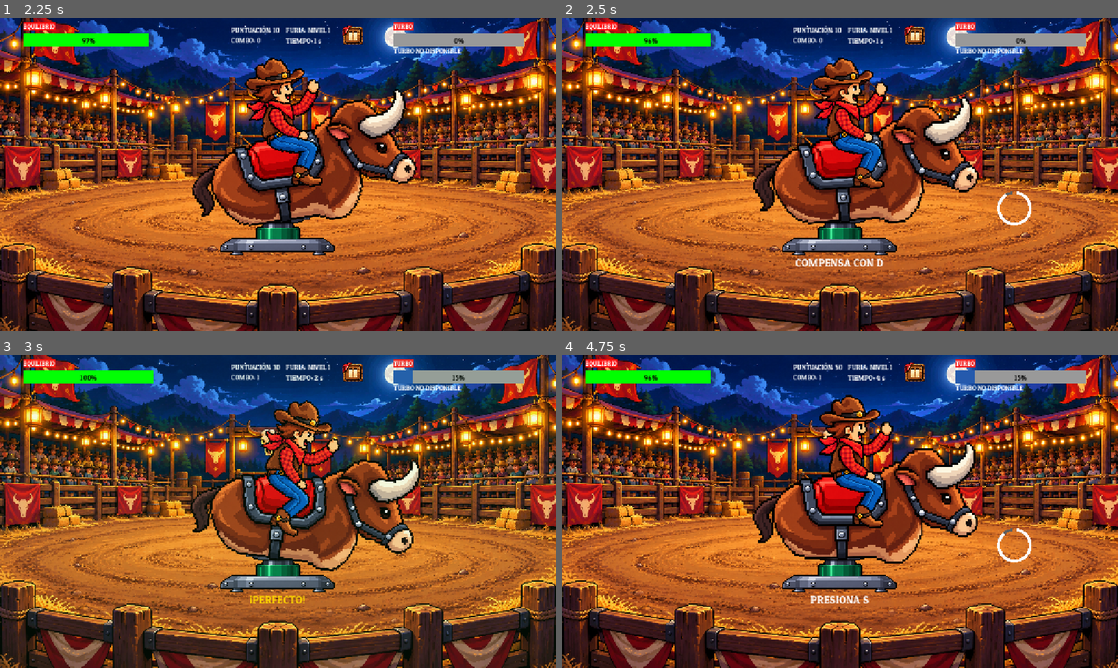
Above: before the commit, frames 1-4 (two rows, left to right).
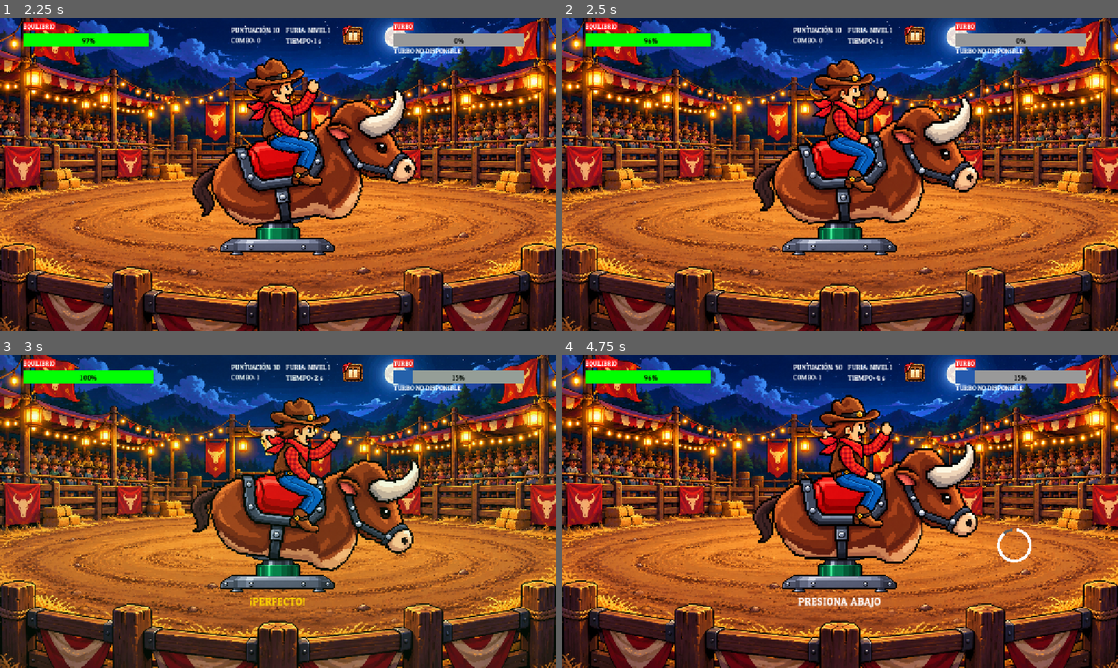
Above: after the commit, the same moments.

Repository: valentinarojasv/toro_mecanico_proyecto
Game: Godot game, scene res://Scenes/ui/menu_principal.tscn
The game is run twice, just before and just after one commit, with the same random seed, the same clock (stepped at 60 frames per second) and the same inputs.
Inputs (mouse positions are in pixels of both pictures, inside the frame that each line leads up to):
- Up to frame 1 (2.25 s): click (283, 271) at 0.5 s; tap Enter at 1.25 s; hold D (qte_derecha) 1.28-2.03 s; hold Space (accion) 1.28-2.03 s; tap Shift (activar_turbo) at 1.55, 2.1 s; hold S (qte_abajo) from 2.03 s (still down)
- Up to frame 2 (2.5 s): keep holding S (qte_abajo); tap Space (accion) at 2.3 s
- Up to frame 3 (3 s): release S (qte_abajo) at 2.78 s; hold D (qte_derecha) from 2.78 s (still down); hold Space (accion) from 2.78 s (still down)
- Up to frame 4 (4.75 s): tap Shift (activar_turbo) at 3.05, 3.6, 4.55 s; release D (qte_derecha) at 3.53 s; release Space (accion) at 3.53 s; hold W (qte_arriba) 3.53-4.28 s; tap Space (accion) at 3.8 s; hold A (qte_izq) from 4.28 s (still down); hold Space (accion) from 4.28 s (still down)

Frame 1 is identical in both runs. In frame 2, 2.9% of the frame differs, in the area x 42-85%, y 12-80%; in frame 3, 3.4%, in the area x 45-62%, y 13-81%; in frame 4, 0.4%.

Commit message:
Dia 11 - Pruebas finales, compatibilidad web y movil, README y finalizacion del proyecto

Diff:
--- a/Scenes/game/juego.tscn
+++ b/Scenes/game/juego.tscn
@@ -2,7 +2,7 @@
 
 [ext_resource type="Texture2D" uid="uid://c4qmfiqdnsisx" path="res://Assets/final/fondo.png" id="1_hm6jn"]
 [ext_resource type="Script" uid="uid://d2xvge62b8ua2" path="res://Scripts/juego.gd" id="1_p2ibf"]
-[ext_resource type="Script" uid="uid://dyhkwa3akjq21" path="res://Resources/configuracion_equilibrio.gd" id="2_2qyif"]
+[ext_resource type="Resource" uid="uid://58d5jlntdrrt" path="res://Resources/configuracion_equilibrio.tres" id="2_5po78"]
 [ext_resource type="PackedScene" uid="uid://bgk6s1dswtnwr" path="res://Scenes/entidades/toro.tscn" id="2_wbnfm"]
 [ext_resource type="PackedScene" uid="uid://gq2jbugprda5" path="res://Scenes/ui/hub.tscn" id="3_wbnfm"]
 [ext_resource type="Texture2D" uid="uid://cvcaedd5tante" path="res://Assets/final/Base.png" id="4_cq3xe"]
@@ -33,10 +33,6 @@
 [ext_resource type="AudioStream" uid="uid://dnn5t03ijmvby" path="res://Audio/UI.ogg" id="28_5po78"]
 [ext_resource type="AudioStream" uid="uid://c7g88oy06rlm2" path="res://Audio/Perfect.ogg" id="29_p13vo"]
 
-[sub_resource type="Resource" id="Resource_cq3xe"]
-script = ExtResource("2_2qyif")
-metadata/_custom_type_script = "uid://dyhkwa3akjq21"
-
 [sub_resource type="Resource" id="Resource_ixi3t"]
 script = ExtResource("5_xfidg")
 metadata/_custom_type_script = "uid://bosycal0tsw2n"
@@ -56,7 +52,7 @@
 
 [node name="Juego" type="Node2D" unique_id=1504673152]
 script = ExtResource("1_p2ibf")
-configuracion = SubResource("Resource_cq3xe")
+configuracion = ExtResource("2_5po78")
 metadata/_edit_horizontal_guides_ = [0.0]
 
 [node name="fondo" type="Sprite2D" parent="." unique_id=2079894343]
@@ -198,9 +194,9 @@
 
 [node name="TextoQTE" parent="HUB/QTEPrompt" index="0" unique_id=872682784]
 offset_left = 532.0
-offset_top = 547.0
+offset_top = 551.0
 offset_right = 746.0
-offset_bottom = 586.0
+offset_bottom = 590.0
 
 [node name="AnilloTiempo" parent="HUB/QTEPrompt" index="1" unique_id=1186575703]
 offset_left = 952.99994
--- a/Scripts/QTEprompt.gd
+++ b/Scripts/QTEprompt.gd
@@ -20,6 +20,56 @@
 	anillo_tiempo.value = 100.0
 
 
+# Convierte las letras del teclado en nombres de direcciones.
+# Solo modifica el texto mostrado, no las acciones del jugador.
+func convertir_direccion(tecla: String) -> String:
+	match tecla.to_upper():
+		"W":
+			return "ARRIBA"
+		"A":
+			return "IZQUIERDA"
+		"S":
+			return "ABAJO"
+		"D":
+			return "DERECHA"
+		_:
+			return tecla
+
+
+# Convierte las letras de los QTE de secuencia.
+func convertir_secuencia(secuencia: String) -> String:
+	var texto_convertido: String = secuencia
+
+	# Reemplaza las letras individuales de la secuencia.
+	# Se utiliza una expresión regular para evitar modificar
+	# letras que formen parte de otras palabras.
+	var expresion: RegEx = RegEx.new()
+	expresion.compile("\\b[WASD]\\b")
+
+	var coincidencias: Array[RegExMatch] = expresion.search_all(
+		texto_convertido
+	)
+
+	# Recorre las coincidencias en orden inverso para conservar
+	# las posiciones originales durante los reemplazos.
+	for i in range(coincidencias.size() - 1, -1, -1):
+		var coincidencia: RegExMatch = coincidencias[i]
+
+		var letra: String = coincidencia.get_string()
+		var direccion: String = convertir_direccion(letra)
+
+		var inicio: int = coincidencia.get_start()
+		var final: int = coincidencia.get_end()
+
+		texto_convertido = (
+			texto_convertido.substr(0, inicio)
+			+ direccion
+			+ texto_convertido.substr(final)
+		)
+
+	return texto_convertido
+
+
 # Muestra las instrucciones del QTE.
 func mostrar_qte(tecla: String, es_direccion: bool) -> void:
 	numero_resultado += 1
@@ -32,16 +82,26 @@
 	)
 
 	if es_direccion:
-		texto_qte.text = "COMPENSA CON " + tecla
+		texto_qte.text = (
+			"COMPENSA CON "
+			+ convertir_direccion(tecla)
+		)
+
 	elif tecla.begins_with("SECUENCIA:"):
-		texto_qte.text = tecla
+		texto_qte.text = convertir_secuencia(tecla)
+
 	elif tecla == "ESPACIO":
 		texto_qte.text = "MANTÉN ESPACIO"
+
 	elif tecla == "REPETIR ESPACIO":
 		texto_qte.text = "PULSA ESPACIO\nREPETIDAMENTE"
 		mostrando_progreso = true
+
 	else:
-		texto_qte.text = "PRESIONA " + tecla
+		texto_qte.text = (
+			"PRESIONA "
+			+ convertir_direccion(tecla)
+		)
 
 	anillo_tiempo.show()
 
@@ -93,12 +153,14 @@
 			"font_color",
 			COLOR_PERFECTO
 		)
+
 	elif correcto:
 		texto_qte.text = "¡CORRECTO!"
 		texto_qte.add_theme_color_override(
 			"font_color",
 			COLOR_CORRECTO
 		)
+
 	else:
 		texto_qte.text = "¡FALLASTE!"
 		texto_qte.add_theme_color_override(
--- a/Scripts/juego.gd
+++ b/Scripts/juego.gd
@@ -17,6 +17,7 @@
 @onready var toro: Node2D = $escenario/Toro
 @onready var movimiento_toro: Node2D = $escenario/Toro/movimiento
 @onready var jinete: Node2D = $escenario/Toro/movimiento/Puntomontura/Jinete
+@onready var visual_jinete: Node2D = $escenario/Toro/movimiento/Puntomontura/Jinete/visual
 @onready var gestor_qte: Node = $GestorQTE
 @onready var qte_prompt: Control = $HUB/QTEPrompt
 @onready var temporizador_qte: Timer = $GestorQTE/TemporizadorQTE
@@ -29,7 +30,7 @@
 @onready var efecto_acierto: ColorRect = $HUB/EfectoAcierto
 @onready var efecto_fallo: ColorRect = $HUB/EfectoFallo
 
-# Cámara del escenario. Se busca sin exigir una ruta específica.
+# Cámara del escenario.
 @onready var camara: Camera2D = buscar_camara()
 
 # Variables del sistema de equilibrio.
@@ -53,9 +54,16 @@
 var tiempo_turbo_restante: float = 0.0
 var ultimo_segundo_turbo: int = -1
 
-# Variables para las animaciones independientes del jinete.
+# Variables para las animaciones del jinete.
 var tiempo_retorno_jinete: float = 0.0
 var animacion_jinete_temporal: bool = false
+
+# Control de la inclinación previa al aviso de compensación.
+var qte_direccion_activo: bool = false
+var esperando_aviso_compensacion: bool = false
+
+var rotacion_original_jinete: float = 0.0
+var rotacion_original_visual: float = 0.0
 
 # Tweens utilizados para los efectos visuales.
 var tween_efecto_acierto: Tween
@@ -63,7 +71,7 @@
 var tween_rebote: Tween
 var tween_camara: Tween
 
-# Posiciones originales de los elementos animados.
+# Posiciones originales.
 var posicion_original_jinete: Vector2 = Vector2.ZERO
 var posicion_original_camara: Vector2 = Vector2.ZERO
 
@@ -103,7 +111,7 @@
 const INTERVALO_SACUDIDA: float = 0.04
 
 
-# Busca una cámara dentro de la escena del juego.
+# Busca una cámara dentro de la escena.
 func buscar_camara() -> Camera2D:
 	var camaras: Array[Node] = find_children(
 		"*",
@@ -118,7 +126,7 @@
 	return camaras[0] as Camera2D
 
 
-# Inicializa las variables, señales y efectos visuales.
+# Inicializa las variables, señales y efectos.
 func _ready() -> void:
 	if configuracion == null:
 		push_error("Falta asignar la configuración del equilibrio.")
@@ -126,27 +134,25 @@
 
 	randomize()
 
-	# Obtiene el equilibrio inicial desde el Resource.
 	equilibrio_actual = configuracion.equilibrio_inicial
 
-	# Guarda las posiciones originales de los elementos.
 	posicion_original_jinete = jinete.position
+	rotacion_original_jinete = jinete.rotation
+	rotacion_original_visual = visual_jinete.rotation
 
 	if camara != null:
 		posicion_original_camara = camara.offset
 
-	# Oculta los efectos al comenzar la partida.
 	efecto_acierto.visible = false
 	efecto_fallo.visible = false
 
 	efecto_acierto.modulate.a = 0.0
 	efecto_fallo.modulate.a = 0.0
 
-	# Evita que los destellos bloqueen los controles táctiles.
 	efecto_acierto.mouse_filter = Control.MOUSE_FILTER_IGNORE
 	efecto_fallo.mouse_filter = Control.MOUSE_FILTER_IGNORE
 
-	# Conecta las señales con el HUD.
+	# Conecta las señales del HUD.
 	equilibrio_cambiado.connect(hud.actualizar_equilibrio)
 	nivel_furia_cambiado.connect(hud.actualizar_nivel_furia)
 	combo_cambiado.connect(hud.actualizar_combo)
@@ -154,23 +160,21 @@
 	tiempo_cambiado.connect(hud.actualizar_tiempo)
 	turbo_cambiado.connect(hud.actualizar_turbo)
 
-	# Comunica el nivel de furia al toro.
+	# Comunica la furia al toro.
 	nivel_furia_cambiado.connect(toro.actualizar_nivel_furia)
 
-	# Conecta los eventos del gestor QTE.
+	# Conecta los eventos QTE.
 	gestor_qte.qte_iniciado.connect(_on_qte_iniciado)
 	gestor_qte.qte_acertado.connect(_on_qte_acertado)
 	gestor_qte.qte_perfecto.connect(_on_qte_perfecto)
 	gestor_qte.qte_fallado.connect(_on_qte_fallado)
 	gestor_qte.progreso_machacar.connect(_on_progreso_machacar)
 
-	# Configura la dificultad inicial.
 	configurar_dificultad_furia()
 
-	# Inicia al jinete en reposo.
+	# El jinete comienza en reposo.
 	jinete.reposo()
 
-	# Envía los valores iniciales al HUD.
 	equilibrio_cambiado.emit(equilibrio_actual)
 	nivel_furia_cambiado.emit(nivel_furia)
 	combo_cambiado.emit(combo_actual)
@@ -179,15 +183,14 @@
 	turbo_cambiado.emit(carga_turbo)
 
 
-# Actualiza las mecánicas principales del juego.
+# Actualiza las mecánicas principales.
 func _process(delta: float) -> void:
 	if configuracion == null or not partida_activa:
 		return
 
-	# Actualiza el movimiento independiente del jinete.
+	# No genera inclinaciones automáticas.
 	actualizar_animacion_jinete(delta)
 
-	# Controla la duración del Turbo.
 	if turbo_activo:
 		tiempo_turbo_restante -= delta
 
@@ -196,11 +199,9 @@
 		else:
 			actualizar_contador_turbo()
 
-	# Actualiza la dificultad y la puntuación.
 	actualizar_furia(delta)
 	actualizar_puntuacion_tiempo()
 
-	# Reduce el equilibrio cuando el Turbo no está activo.
 	if not turbo_activo:
 		modificar_equilibrio(
 			-configuracion.perdida_por_segundo * delta
@@ -209,31 +210,30 @@
 	if not partida_activa:
 		return
 
-	# Actualiza el tiempo disponible del QTE.
 	if gestor_qte.qte_activo:
-		qte_prompt.actualizar_tiempo(
-			temporizador_qte.time_left,
-			temporizador_qte.wait_time
-		)
+		# Durante la inclinación previa todavía no se muestra
+		# la barra de respuesta.
+		if not esperando_aviso_compensacion:
+			qte_prompt.actualizar_tiempo(
+				temporizador_qte.time_left,
+				temporizador_qte.wait_time
+			)
 	else:
-		# Controla el intervalo antes del siguiente QTE.
 		tiempo_entre_qte += delta
 
 		if tiempo_entre_qte >= obtener_intervalo_qte():
 			iniciar_qte()
 
 
-# Muestra un destello verde al acertar un QTE.
+# Muestra el destello de acierto.
 func mostrar_efecto_acierto() -> void:
 	if tween_efecto_acierto != null:
 		if tween_efecto_acierto.is_running():
 			tween_efecto_acierto.kill()
 
-	# Activa el rectángulo verde.
 	efecto_acierto.visible = true
 	efecto_acierto.modulate.a = INTENSIDAD_DESTELLO
 
-	# Reduce progresivamente la transparencia.
 	tween_efecto_acierto = create_tween()
 
 	tween_efecto_acierto.tween_property(
@@ -243,24 +243,21 @@
 		DURACION_DESTELLO
 	)
 
-	# Oculta el rectángulo cuando termina el destello.
 	tween_efecto_acierto.tween_callback(
 		func() -> void:
 			efecto_acierto.visible = false
 	)
 
 
-# Muestra un destello rojo al fallar un QTE.
+# Muestra el destello de fallo.
 func mostrar_efecto_fallo() -> void:
 	if tween_efecto_fallo != null:
 		if tween_efecto_fallo.is_running():
 			tween_efecto_fallo.kill()
 
-	# Activa el rectángulo rojo.
 	efecto_fallo.visible = true
 	efecto_fallo.modulate.a = INTENSIDAD_DESTELLO
 
-	# Reduce progresivamente la transparencia.
 	tween_efecto_fallo = create_tween()
 
 	tween_efecto_fallo.tween_property(
@@ -270,30 +267,25 @@
 		DURACION_DESTELLO
 	)
 
-	# Oculta el rectángulo al terminar.
 	tween_efecto_fallo.tween_callback(
 		func() -> void:
 			efecto_fallo.visible = false
 	)
 
 
-# Produce un pequeño rebote del jinete al acertar.
+# Produce un pequeño rebote al acertar.
 func aplicar_rebote_jinete() -> void:
 	if not partida_activa:
 		return
 
-	# Detiene el rebote anterior para evitar acumulaciones.
 	if tween_rebote != null:
 		if tween_rebote.is_running():
 			tween_rebote.kill()
 
-	# Guarda la posición actual antes de iniciar el rebote.
 	var posicion_base: Vector2 = posicion_original_jinete
 
-	# Restablece la posición para evitar desplazamientos acumulados.
 	jinete.position = posicion_base
 
-	# Crea una animación de subida y bajada.
 	tween_rebote = create_tween()
 
 	tween_rebote.tween_property(
@@ -311,20 +303,17 @@
 	).set_trans(Tween.TRANS_SINE).set_ease(Tween.EASE_IN)
 
 
-# Sacude brevemente la cámara cuando el jugador falla.
+# Sacude brevemente la cámara al fallar.
 func aplicar_sacudida_camara() -> void:
 	if camara == null:
 		return
 
-	# Detiene una sacudida anterior si todavía está activa.
 	if tween_camara != null:
 		if tween_camara.is_running():
 			tween_camara.kill()
 
-	# Devuelve la cámara a su posición original.
 	camara.offset = posicion_original_camara
 
-	# Crea una secuencia de pequeños desplazamientos.
 	tween_camara = create_tween()
 
 	var cantidad_movimientos: int = maxi(
@@ -333,8 +322,8 @@
 	)
 
 	for i in range(cantidad_movimientos):
-		# La intensidad disminuye progresivamente.
 		var progreso: float = float(i) / float(cantidad_movimientos)
+
 		var intensidad_actual: float = (
 			INTENSIDAD_SACUDIDA * (1.0 - progreso)
 		)
@@ -351,7 +340,6 @@
 			INTERVALO_SACUDIDA
 		)
 
-	# Devuelve la cámara a su posición original.
 	tween_camara.tween_property(
 		camara,
 		"offset",
@@ -360,64 +348,37 @@
 	)
 
 
-# Activa la inclinación izquierda del jinete.
+# Inclina al jinete a la izquierda al comenzar un QTE de compensación.
 func animar_jinete_izquierda() -> void:
 	if not partida_activa:
 		return
 
 	jinete.inclinar_izquierda()
 
-	animacion_jinete_temporal = true
-	tiempo_retorno_jinete = DURACION_INCLINACION_JINETE
-
-
-# Activa la inclinación derecha del jinete.
+
+# Inclina al jinete a la derecha al comenzar un QTE de compensación.
 func animar_jinete_derecha() -> void:
 	if not partida_activa:
 		return
 
 	jinete.inclinar_derecha()
 
-	animacion_jinete_temporal = true
-	tiempo_retorno_jinete = DURACION_INCLINACION_JINETE
-
-
-# Devuelve al jinete a su animación de reposo.
+
+# Devuelve al jinete a su postura normal al finalizar el QTE.
 func animar_jinete_reposo() -> void:
 	if not partida_activa:
 		return
 
-	animacion_jinete_temporal = false
-	tiempo_retorno_jinete = 0.0
-
 	jinete.reposo()
 
-
-# Controla la duración de las inclinaciones del jinete.
-func actualizar_animacion_jinete(delta: float) -> void:
-	if not animacion_jinete_temporal:
-		return
-
-	tiempo_retorno_jinete -= delta
-
-	if tiempo_retorno_jinete <= 0.0:
-		animar_jinete_reposo()
-
-
-# Selecciona la animación del jinete según la dirección.
-func procesar_movimiento_jinete(accion: String) -> void:
-	match accion:
-		"qte_izq":
-			animar_jinete_izquierda()
-
-		"qte_derecha":
-			animar_jinete_derecha()
-
-		"qte_arriba":
-			animar_jinete_reposo()
-
-		"qte_abajo":
-			animar_jinete_reposo()
+	# Las animaciones modifican visual.rotation.
+	visual_jinete.rotation = rotacion_original_visual
+
+
+# Las inclinaciones solo se inician desde _on_qte_iniciado.
+# No se calcula ninguna animación a partir del balanceo normal del toro.
+func actualizar_animacion_jinete(_delta: float) -> void:
+	pass
 
 
 # Incrementa el nivel de furia cada diez segundos.
@@ -460,7 +421,7 @@
 			intervalo_qte = 0.6
 
 
-# Devuelve el multiplicador de puntuación.
+# Obtiene el multiplicador de puntos.
 func obtener_multiplicador_puntos() -> int:
 	if turbo_activo:
 		return MULTIPLICADOR_PUNTOS_TURBO
@@ -518,7 +479,7 @@
 	)
 
 
-# Reinicia el combo después de un fallo.
+# Reinicia el combo después de fallar.
 func reiniciar_combo() -> void:
 	combo_actual = 0
 
@@ -535,7 +496,7 @@
 	return intervalo_qte
 
 
-# Inicia un QTE aleatorio según el nivel de furia.
+# Inicia un QTE aleatorio según la furia.
 func iniciar_qte() -> void:
 	tiempo_entre_qte = 0.0
 
@@ -561,6 +522,8 @@
 			gestor_qte.iniciar_simple()
 
 		1:
+			# El gestor calcula la dirección contraria
+			# a la inclinación del toro.
 			gestor_qte.iniciar_direccion(
 				movimiento_toro.rotation
 			)
@@ -580,7 +543,7 @@
 	if not partida_activa:
 		return
 
-	# Activa el Turbo mediante Shift.
+	# Activa el Turbo.
 	if event.is_action_pressed("activar_turbo") and not event.is_echo():
 		activar_turbo()
 		return
@@ -588,7 +551,11 @@
 	if not gestor_qte.qte_activo:
 		return
 
-	# Gestiona el QTE de mantener presionado.
+	# Impide responder antes de que aparezca la tecla.
+	if esperando_aviso_compensacion:
+		return
+
+	# QTE de mantener presionado.
 	if gestor_qte.qte_mantener:
 		if event.is_action_pressed("accion") and not event.is_echo():
 			gestor_qte.comenzar_mantener()
@@ -598,15 +565,14 @@
 
 		return
 
-	# Gestiona el QTE de pulsaciones repetidas.
+	# QTE de pulsaciones repetidas.
 	if gestor_qte.qte_machacar:
 		if event.is_action_pressed("accion") and not event.is_echo():
 			gestor_qte.registrar_pulsacion()
 
 		return
 
-	# Procesa las acciones direccionales.
-	# Cada acción reconoce WASD y las flechas.
+	# Reconoce las acciones direccionales.
 	var acciones: Array[String] = [
 		"qte_izq",
 		"qte_derecha",
@@ -616,8 +582,8 @@
 
 	for accion in acciones:
 		if event.is_action_pressed(accion) and not event.is_echo():
-			procesar_movimiento_jinete(accion)
-
+			# La inclinación ya ocurrió antes del aviso.
+			# Aquí solamente se comprueba la respuesta.
 			if gestor_qte.qte_secuencia:
 				gestor_qte.comprobar_secuencia(accion)
 			else:
@@ -626,16 +592,67 @@
 			return
 
 
-# Muestra las instrucciones del QTE.
+# Cuando inicia un QTE de dirección:
+# 1. El jinete se inclina hacia el lado de compensación.
+# 2. Se espera a que la inclinación sea visible.
+# 3. Aparece la tecla correspondiente.
 func _on_qte_iniciado(
 	_accion: String,
 	tecla: String,
 	es_direccion: bool
 ) -> void:
-	qte_prompt.mostrar_qte(tecla, es_direccion)
-
-
-# Actualiza el progreso del QTE de pulsaciones repetidas.
+	qte_direccion_activo = es_direccion
+
+	# Los demás QTE funcionan normalmente.
+	if not es_direccion:
+		qte_prompt.mostrar_qte(tecla, false)
+		return
+
+	# Evita que el jugador responda antes del aviso.
+	esperando_aviso_compensacion = true
+
+	# Pausa el tiempo de respuesta mientras se inclina.
+	temporizador_qte.paused = true
+
+	# Oculta el aviso durante la inclinación inicial.
+	qte_prompt.ocultar_qte()
+
+	# CORRECCIÓN:
+	# Si la tecla es D, el jinete se inclina a la derecha.
+	# Si la tecla es A, el jinete se inclina a la izquierda.
+	#
+	# La dirección indicada corresponde a la compensación
+	# del equilibrio del toro.
+
+	if gestor_qte.accion_correcta == "qte_derecha":
+		animar_jinete_derecha()
+	else:
+		animar_jinete_izquierda()
+
+	# Espera a que la inclinación sea visible.
+	await get_tree().create_timer(
+		DURACION_INCLINACION_JINETE
+	).timeout
+
+	# Evita continuar si terminó la partida.
+	if not is_inside_tree() or not partida_activa:
+		return
+
+	# Evita mostrar un aviso de un QTE cancelado.
+	if not gestor_qte.qte_activo or not qte_direccion_activo:
+		return
+
+	# Ahora aparece la tecla de compensación.
+	qte_prompt.mostrar_qte(tecla, true)
+
+	# Permite responder.
+	esperando_aviso_compensacion = false
+
+	# El tiempo de respuesta comienza ahora.
+	temporizador_qte.paused = false
+
+
+# Actualiza el progreso del QTE de machacar.
 func _on_progreso_machacar(
 	pulsaciones: int,
 	necesarias: int
@@ -648,17 +665,21 @@
 
 # Procesa un QTE acertado.
 func _on_qte_acertado() -> void:
+	# Si era una compensación, el jinete vuelve a reposo.
+	if qte_direccion_activo:
+		animar_jinete_reposo()
+
+	qte_direccion_activo = false
+	esperando_aviso_compensacion = false
+	temporizador_qte.paused = false
+
 	qte_prompt.mostrar_resultado(true)
 
 	sonido_qte_correcto.play()
 
-	# Muestra el destello verde.
 	mostrar_efecto_acierto()
-
-	# Produce el pequeño rebote del jinete.
 	aplicar_rebote_jinete()
 
-	# Recupera equilibrio y aumenta el combo.
 	modificar_equilibrio(
 		configuracion.recuperacion_qte
 	)
@@ -666,19 +687,23 @@
 	aumentar_combo()
 
 
-# Procesa un QTE PERFECTO.
+# Procesa un QTE perfecto.
 func _on_qte_perfecto() -> void:
+	# Si era una compensación, el jinete vuelve a reposo.
+	if qte_direccion_activo:
+		animar_jinete_reposo()
+
+	qte_direccion_activo = false
+	esperando_aviso_compensacion = false
+	temporizador_qte.paused = false
+
 	qte_prompt.mostrar_resultado(true, true)
 
 	sonido_qte_correcto.play()
 
-	# Muestra el destello verde.
 	mostrar_efecto_acierto()
-
-	# Produce el pequeño rebote del jinete.
 	aplicar_rebote_jinete()
 
-	# Recupera equilibrio y aumenta el combo.
 	modificar_equilibrio(
 		configuracion.recuperacion_perfecta
 	)
@@ -704,17 +729,21 @@
 
 # Procesa un QTE fallado.
 func _on_qte_fallado() -> void:
+	# Finaliza la inclinación si era un QTE de dirección.
+	if qte_direccion_activo:
+		animar_jinete_reposo()
+
+	qte_direccion_activo = false
+	esperando_aviso_compensacion = false
+	temporizador_qte.paused = false
+
 	qte_prompt.mostrar_resultado(false)
 
 	sonido_qte_fallido.play()
 
-	# Muestra el destello rojo.
 	mostrar_efecto_fallo()
-
-	# Sacude la cámara brevemente.
 	aplicar_sacudida_camara()
 
-	# Determina la penalización de equilibrio.
 	var penalizacion: float = (
 		configuracion.penalizacion_fallo
 	)
@@ -722,12 +751,10 @@
 	if turbo_activo:
 		penalizacion = PENALIZACION_FALLO_EN_TURBO
 
-	# Reduce el equilibrio y reinicia el combo.
 	modificar_equilibrio(-penalizacion)
 
 	reiniciar_combo()
 
-	# Reduce la carga del Turbo cuando no está activo.
 	if not turbo_activo:
 		carga_turbo = clampf(
 			carga_turbo - PENALIZACION_CARGA_TURBO,
@@ -755,10 +782,8 @@
 	tiempo_turbo_restante = DURACION_TURBO
 	ultimo_segundo_turbo = -1
 
-	# Aplica la reducción del tiempo de respuesta.
 	gestor_qte.configurar_turbo(true)
 
-	# Muestra el contador del Turbo.
 	actualizar_contador_turbo()
 
 	print("TURBO ACTIVADO")
@@ -781,7 +806,7 @@
 		)
 
 
-# Desactiva el Turbo y restablece los valores normales.
+# Desactiva el Turbo.
 func desactivar_turbo() -> void:
 	if not turbo_activo:
 		return
@@ -790,10 +815,8 @@
 	tiempo_turbo_restante = 0.0
 	ultimo_segundo_turbo = -1
 
-	# Vacía la barra de Turbo.
 	carga_turbo = 0.0
 
-	# Restaura los tiempos normales de respuesta.
 	gestor_qte.configurar_turbo(false)
 
 	turbo_cambiado.emit(carga_turbo)
@@ -803,7 +826,7 @@
 	print("TURBO FINALIZADO")
 
 
-# Modifica el equilibrio y comprueba si termina la partida.
+# Modifica el equilibrio.
 func modificar_equilibrio(cantidad: float) -> void:
 	equilibrio_actual = clampf(
 		equilibrio_actual + cantidad,
@@ -819,29 +842,34 @@
 		terminar_partida()
 
 
-# Finaliza la partida y reproduce la caída del jinete.
+# Finaliza la partida y reproduce la caída.
 func terminar_partida() -> void:
 	if not partida_activa:
 		return
 
 	partida_activa = false
 
-	# Detiene los QTE y oculta sus indicaciones.
 	gestor_qte.detener()
 	qte_prompt.ocultar_qte()
 
-	# Detiene las animaciones temporales del jinete.
+	# Cancela cualquier compensación pendiente.
+	qte_direccion_activo = false
+	esperando_aviso_compensacion = false
+	temporizador_qte.paused = false
+
 	animacion_jinete_temporal = false
 	tiempo_retorno_jinete = 0.0
 
-	# Detiene el rebote para no interferir con la caída.
+	# Detiene el rebote.
 	if tween_rebote != null:
 		if tween_rebote.is_running():
 			tween_rebote.kill()
 
 	jinete.position = posicion_original_jinete
-
-	# Detiene la sacudida y restablece la cámara.
+	jinete.rotation = rotacion_original_jinete
+	visual_jinete.rotation = rotacion_original_visual
+
+	# Restablece la cámara.
 	if camara != null:
 		if tween_camara != null:
 			if tween_camara.is_running():
@@ -849,12 +877,12 @@
 
 		camara.offset = posicion_original_camara
 
-	# Guarda la puntuación y actualiza el récord.
+	# Guarda el récord.
 	GameState.guardar_record(
 		puntuacion_actual
 	)
 
-	# Guarda el tiempo sobrevivido.
+	# Guarda el tiempo final.
 	GameState.guardar_tiempo_final(
 		int(tiempo_partida)
 	)
@@ -873,13 +901,11 @@
 
 	hud.actualizar_equilibrio(0.0)
 
-	# Reproduce la animación de caída.
+	# Ejecuta la caída.
 	jinete.caer()
 
-	# Espera a que termine la caída.
 	await jinete.caida_terminada
 
-	# Cambia a la pantalla Game Over.
 	get_tree().change_scene_to_file(
 		"res://Scenes/ui/fin_juego.tscn"
 	)
--- a/project.godot
+++ b/project.godot
@@ -13,7 +13,7 @@
 config/name="Toro Mecanico"
 run/main_scene="uid://cenlivqswieoi"
 config/features=PackedStringArray("4.7", "GL Compatibility")
-config/icon="res://icon.svg"
+config/icon="uid://bg1ma6rcdostg"
 
 [autoload]
 
@@ -77,3 +77,4 @@
 rendering_device/driver.windows="d3d12"
 renderer/rendering_method="gl_compatibility"
 renderer/rendering_method.mobile="gl_compatibility"
+textures/vram_compression/import_etc2_astc=true
Binary file added: Assets/final/ICON.png
Not shown, added: Assets/final/ICON.png.import
Binary file added: build_web/index.apple-touch-icon.png
Not shown, added: build_web/index.apple-touch-icon.png.import
Binary file added: build_web/index.icon.png
Not shown, added: build_web/index.icon.png.import
Binary file added: build_web/index.png
Not shown, added: build_web/index.png.import
Not shown, changed: export_presets.cfg
Not shown, added: Informe semanal Godot.docx
Not shown, added: build_web/index.audio.position.worklet.js
Not shown, added: build_web/index.audio.worklet.js
(and 4 more such lines)
